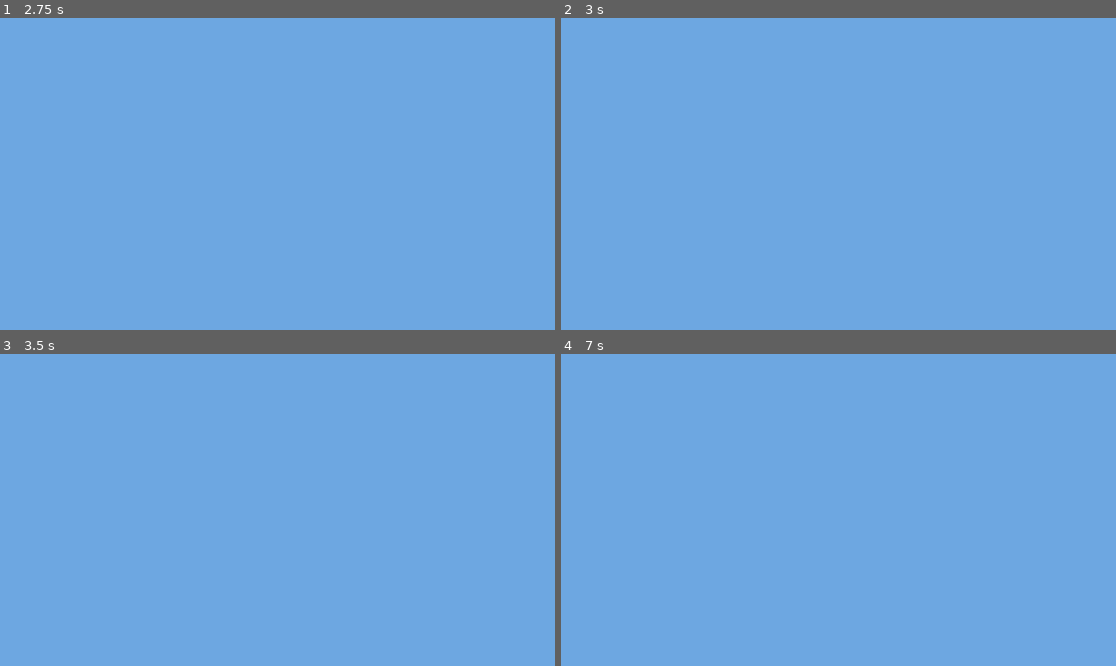
Above: before the commit, frames 1-4 (two rows, left to right).
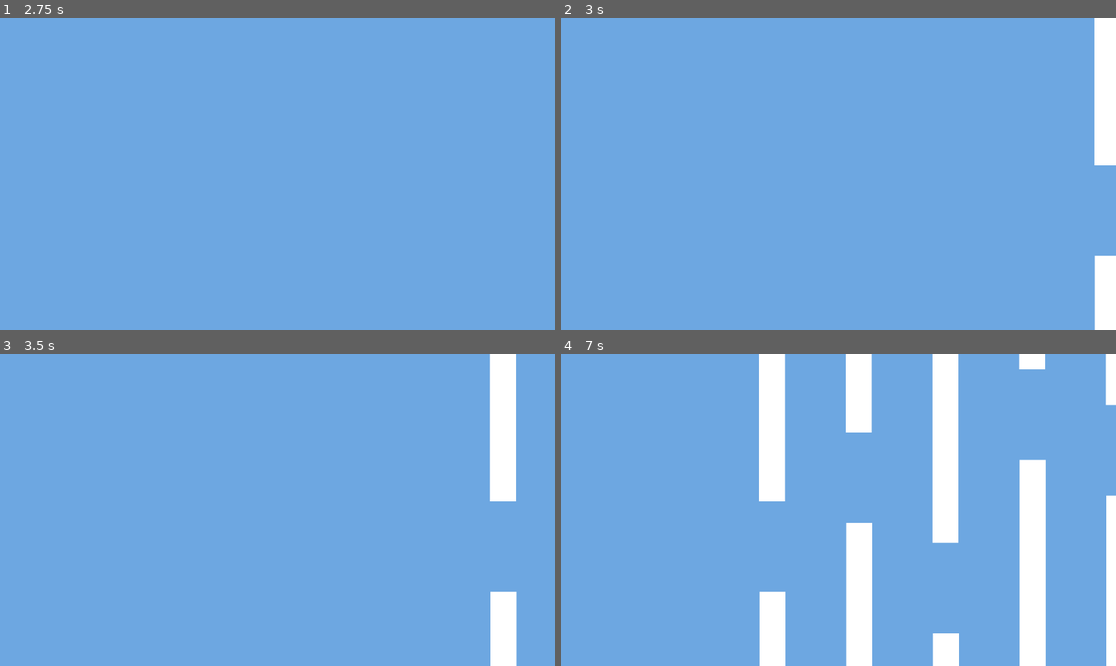
Above: after the commit, the same moments.

Repository: deshis/Modern-User-Interfaces-game
Game: Godot game, scene res://Scenes/menu.tscn
Same seed, same stepped clock (60 frames per second), same inputs: the game is played once before the commit and once after it. The engine's default icon, where the game draws it, is replaced by a stand-in: a white triangle on a blue panel in a dark square.
Inputs:
- Up to frame 1 (2.75 s): click "Play" at 0.5 s; tap Enter at 1.25 s; tap Space (jump) at 1.35, 1.52, 1.82, 2.1, 2.27, 2.57 s
- Up to frame 2 (3 s): tap Space (jump) at 2.85 s
- Up to frame 3 (3.5 s): no input
- Up to frame 4 (7 s): tap Space (jump) at 3.6, 3.77, 4.07, 4.35, 4.52, 4.82, 5.85, 6.02, 6.32, 6.6 s; tap Escape (pause) at 4.9 s; click "Resume" at 5 s

Frame 1 is identical in both runs. In frame 2, 2.8% of the frame differs, in the area x 96-100%, y 0-100%; in frame 3, 3.4%; in frame 4, 15%, in the area x 35-100%, y 0-100%.

Commit message:
clean up project + fix obstacle spawning

Diff:
--- a/Scenes/game.tscn
+++ b/Scenes/game.tscn
@@ -1,9 +1,9 @@
 [gd_scene load_steps=9 format=3 uid="uid://cvyicon5ka5g8"]
 
 [ext_resource type="PackedScene" uid="uid://c4llwjitoq4et" path="res://Scenes/player.tscn" id="1_fi37j"]
-[ext_resource type="Script" path="res://Scenes/game_manager.gd" id="1_tapq1"]
+[ext_resource type="Script" path="res://Scripts/game_manager.gd" id="1_tapq1"]
 [ext_resource type="Script" path="res://Scripts/obstacle_spawner.gd" id="2_s5txi"]
-[ext_resource type="Script" path="res://obstacle_destroyer.gd" id="3_kp4v2"]
+[ext_resource type="Script" path="res://Scripts/obstacle_destroyer.gd" id="3_kp4v2"]
 [ext_resource type="PackedScene" uid="uid://c2aejk1eh0vtm" path="res://Scenes/pause_menu.tscn" id="4_awaty"]
 
 [sub_resource type="WorldBoundaryShape2D" id="WorldBoundaryShape2D_uel2r"]
--- a/main.tscn
+++ b/Scenes/main.tscn
@@ -1,8 +1,8 @@
 [gd_scene load_steps=7 format=3 uid="uid://b5mk3axtkrjvh"]
 
-[ext_resource type="PackedScene" uid="uid://c4llwjitoq4et" path="res://Scenes/player.tscn" id="1_brhx0"]
-[ext_resource type="Script" path="res://Scripts/obstacle_spawner.gd" id="3_uwr0i"]
-[ext_resource type="Script" path="res://obstacle_destroyer.gd" id="4_q8ysp"]
+[ext_resource type="PackedScene" uid="uid://c4llwjitoq4et" path="res://Scenes/player.tscn" id="1_3cdyx"]
+[ext_resource type="Script" path="res://Scripts/obstacle_spawner.gd" id="2_j2vg8"]
+[ext_resource type="Script" path="res://Scripts/obstacle_destroyer.gd" id="3_ecw42"]
 
 [sub_resource type="WorldBoundaryShape2D" id="WorldBoundaryShape2D_uel2r"]
 
@@ -16,17 +16,17 @@
 
 [node name="Camera2D" type="Camera2D" parent="."]
 
-[node name="Player" parent="." instance=ExtResource("1_brhx0")]
+[node name="Player" parent="." instance=ExtResource("1_3cdyx")]
 
 [node name="ObstacleSpawner" type="Node2D" parent="."]
 position = Vector2(674, 250)
-script = ExtResource("3_uwr0i")
+script = ExtResource("2_j2vg8")
 
 [node name="ObstacleSpawnTimer" type="Timer" parent="ObstacleSpawner"]
 
 [node name="ObstacleDestroyer" type="Area2D" parent="."]
 position = Vector2(-715, 0)
-script = ExtResource("4_q8ysp")
+script = ExtResource("3_ecw42")
 
 [node name="CollisionShape2D" type="CollisionShape2D" parent="ObstacleDestroyer"]
 rotation = 1.5708
--- a/Scenes/game_manager.gd
+++ b/Scripts/game_manager.gd
@@ -2,7 +2,7 @@
 
 var game_started = false
 
-func _process(delta: float) -> void:
+func _process(_delta: float) -> void:
 	if Input.is_action_just_pressed("jump"):
 		game_started = true
 		$Player.start_game()
--- a/Scripts/obstacle_spawner.gd
+++ b/Scripts/obstacle_spawner.gd
@@ -6,11 +6,14 @@
 
 @export var obstacle_delay := 1.0
 
+var active = false
 
 func start() -> void:
-	obstacle_spawn_timer.start(obstacle_delay)
-
+	if not active:
+		active = true
+		obstacle_spawn_timer.start(obstacle_delay)
 
 func _on_obstacle_spawn_timer_timeout() -> void:
-	var instance = obstacle.instantiate()
-	add_child(instance)
+	if active:
+		var instance = obstacle.instantiate()
+		add_child(instance)
--- a/Scripts/pause_menu.gd
+++ b/Scripts/pause_menu.gd
@@ -7,7 +7,6 @@
 func pause():
 	visible = true
 	get_tree().paused = true
-
 
 func _on_quit_pressed() -> void:
 	get_tree().quit()
@@ -20,6 +19,7 @@
 	resume()
 
 
-func _process(delta: float) -> void:
+func _process(_delta: float) -> void:
 	if Input.is_action_just_pressed("pause"):
+		@warning_ignore("standalone_ternary") #cuh...
 		resume() if get_tree().paused else pause()
--- a/Scripts/player.gd
+++ b/Scripts/player.gd
@@ -8,9 +8,11 @@
 
 var game_started = false
 
+func _ready() -> void:
+	velocity.y = JUMP_VELOCITY
+
 func start_game():
 	game_started = true
-	velocity.y = JUMP_VELOCITY
 
 func _physics_process(delta: float) -> void:
 	if !game_started:
Renamed: obstacle_destroyer.gd -> Scripts/obstacle_destroyer.gd
